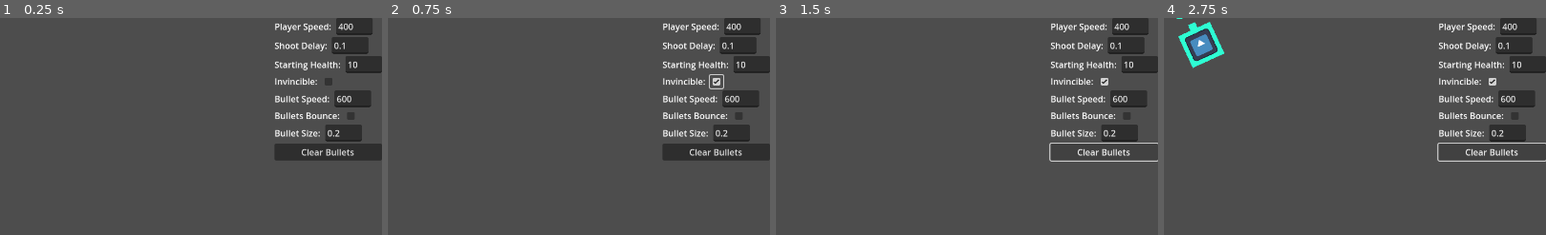
Above: before the commit, frames 1-4 (left to right).
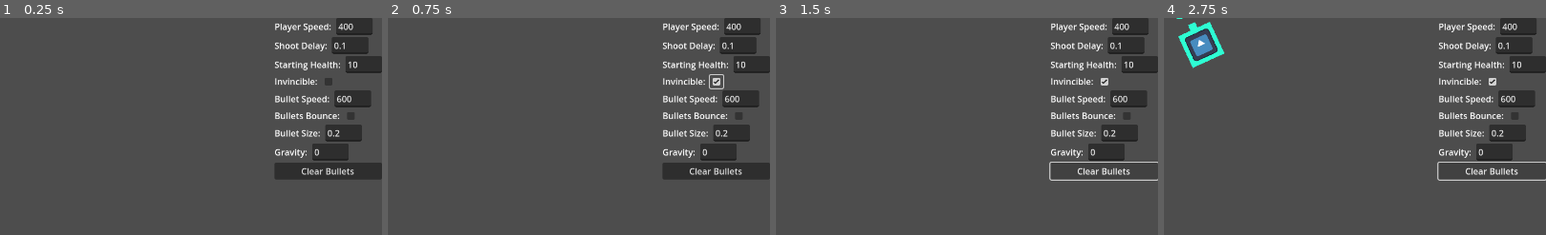
Above: after the commit, the same moments.

Repository: lukemcneil/godot-shooter-game
Game: Godot game, scene res://main.tscn
The game is run twice, just before and just after one commit, with the same random seed, the same clock (stepped at 60 frames per second) and the same inputs. The engine's default icon, where the game draws it, is replaced by a stand-in: a white triangle on a blue panel in a dark square.
Inputs (mouse positions are % of the whole screen's width and height, from its top left):
- Up to frame 1 (0.25 s): no input
- Up to frame 2 (0.75 s): click (93, 15) at 0.5 s
- Up to frame 3 (1.5 s): click "Clear Bullets" at 1.25 s
- Up to frame 4 (2.75 s): tap Enter at 2 s; hold D (move_right) from 2.03 s (still down); tap C (change_color) at 2.1 s
The pictures show only the part of the screen within x 50-100%, y 0-50%; the shares and areas given below are measured in that part.

The runs differ from the first frame. In frame 1, 3.7% of the frame differs, in the area x 72-100%, y 57-75%; in frame 2, 3.7%; in frame 3, 1.3%; in frame 4, 1.3%.

Commit message:
add gravity

Diff:
--- a/bullet.gd
+++ b/bullet.gd
@@ -2,7 +2,7 @@
 var speed: int
 var player: int
 
-func init(start_position: Vector2, start_rotation: float, color: Color, player_number: int, speed: int, size: float):
+func init(start_position: Vector2, start_rotation: float, color: Color, player_number: int, speed: int, size: float, gravity: float):
 	position = start_position
 	rotation = start_rotation
 	var velocity = Vector2(speed, 0.0)
@@ -12,6 +12,11 @@
 	for node in get_children():
 		node.position.x = 100 * size / 2
 		node.scale = Vector2(size, size)
+	gravity_scale = gravity
+	SettingsManager.set_bullets_gravity.connect(set_bullets_gravity)
 
 func _on_visible_on_screen_notifier_2d_screen_exited():
 	queue_free()
+
+func set_bullets_gravity(value):
+	gravity_scale = value
--- a/main.tscn
+++ b/main.tscn
@@ -52,5 +52,3 @@
 offset_left = -40.0
 offset_right = 0.0
 grow_horizontal = 0
-
-[connection signal="new_settings" from="SettingsWindow" to="." method="_on_settings_window_new_settings"]
--- a/player.gd
+++ b/player.gd
@@ -8,6 +8,7 @@
 var invincible: bool
 var bullet_speed: int
 var bullet_size: float
+var gravity: float
 var color: Color
 var health
 
@@ -35,11 +36,13 @@
 func sync_data_with_settings_manager():
 	speed = SettingsManager.player_speed
 	shoot_delay = SettingsManager.shoot_delay
-	$ShootTimer.wait_time = shoot_delay
+	if shoot_delay > 0:
+		$ShootTimer.wait_time = shoot_delay
 	starting_health = SettingsManager.starting_health
 	invincible = SettingsManager.invincible
 	bullet_speed = SettingsManager.bullet_speed
 	bullet_size = SettingsManager.bullet_size
+	gravity = SettingsManager.gravity
 
 func _process(delta):
 	var move = input.get_vector("move_left", "move_right", "move_up", "move_down")
@@ -69,7 +72,7 @@
 
 func _on_shoot_timer_timeout():
 	var bullet = bullet_scene.instantiate()
-	bullet.init($BulletSpawnMarker.global_position, rotation, color, player, bullet_speed, bullet_size)
+	bullet.init($BulletSpawnMarker.global_position, rotation, color, player, bullet_speed, bullet_size, gravity)
 	get_parent().add_child(bullet)
 
 func _on_player_hit_box_body_entered(body):
--- a/settings_manager.gd
+++ b/settings_manager.gd
@@ -2,6 +2,7 @@
 
 signal settings_updated
 signal toggle_bullets_bounce(value)
+signal set_bullets_gravity(value)
 
 @export var player_speed = 400
 @export var shoot_delay = 0.1
@@ -10,6 +11,7 @@
 @export var bullet_speed = 600
 @export var bullets_bounce = false
 @export var bullet_size = 0.2
+@export var gravity = 0
 @export var colors = [
 	Color.RED,
 	Color.BLUE,
--- a/settings_window.gd
+++ b/settings_window.gd
@@ -1,6 +1,4 @@
 extends VBoxContainer
-
-signal new_settings(player_speed: int, shoot_delay: float, starting_health: int, bullet_speed: int, invincible: bool, bullet_size: float)
 
 func _ready():
 	$PlayerSpeedContainer/LineEdit.text = str(SettingsManager.player_speed)
@@ -10,6 +8,7 @@
 	$BulletSpeedContainer/LineEdit.text = str(SettingsManager.bullet_speed)
 	$BulletsBounceContainer/CheckBox.button_pressed = SettingsManager.bullets_bounce
 	$BulletSizeContainer/LineEdit.text = str(SettingsManager.bullet_size)
+	$GravityContainer/LineEdit.text = str(SettingsManager.gravity)
 
 func _on_player_speed_edit_text_changed(new_text):
 	SettingsManager.player_speed = int(new_text)
@@ -43,3 +42,8 @@
 func _on_bullet_size_line_edit_text_changed(new_text):
 	SettingsManager.bullet_size = float(new_text)
 	SettingsManager.emit_signal("settings_updated")
+
+func _on_gravity_line_edit_text_changed(new_text):
+	SettingsManager.gravity = float(new_text)
+	SettingsManager.emit_signal("set_bullets_gravity", float(new_text))
+	SettingsManager.emit_signal("settings_updated")
--- a/settings_window.tscn
+++ b/settings_window.tscn
@@ -77,6 +77,16 @@
 [node name="LineEdit" type="LineEdit" parent="BulletSizeContainer"]
 layout_mode = 2
 
+[node name="GravityContainer" type="HBoxContainer" parent="."]
+layout_mode = 2
+
+[node name="Label" type="Label" parent="GravityContainer"]
+layout_mode = 2
+text = "Gravity: "
+
+[node name="LineEdit" type="LineEdit" parent="GravityContainer"]
+layout_mode = 2
+
 [node name="ClearBulletsButton" type="Button" parent="."]
 layout_mode = 2
 text = "Clear Bullets"
@@ -88,4 +98,5 @@
 [connection signal="text_changed" from="BulletSpeedContainer/LineEdit" to="." method="_on_bullet_speed_line_edit_text_changed"]
 [connection signal="toggled" from="BulletsBounceContainer/CheckBox" to="." method="_on_bullets_bounce_check_box_toggled"]
 [connection signal="text_changed" from="BulletSizeContainer/LineEdit" to="." method="_on_bullet_size_line_edit_text_changed"]
+[connection signal="text_changed" from="GravityContainer/LineEdit" to="." method="_on_gravity_line_edit_text_changed"]
 [connection signal="pressed" from="ClearBulletsButton" to="." method="_on_clear_bullets_button_pressed"]
